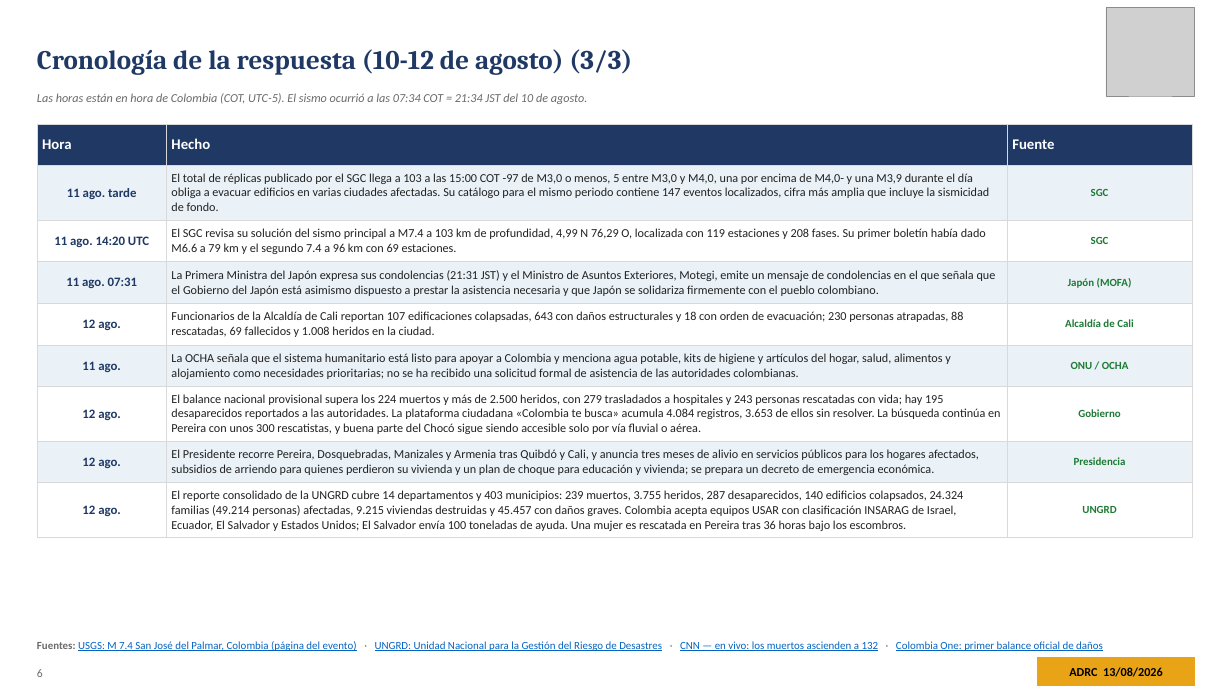
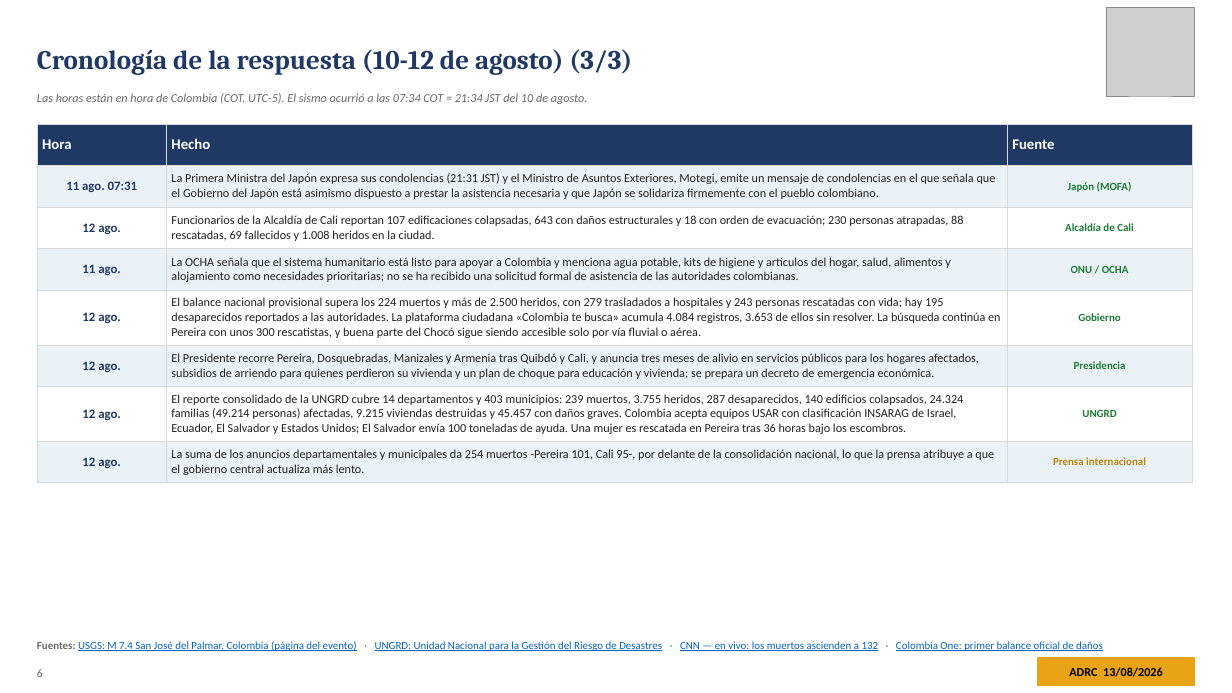
Before and after one commit to kochobi-max/whatsmap, a slide deck: slide 6 of reports/colombia_eq_20260810/output/ADRC_EQ_COL_Choco_20260810_ES.pptx. Drawn at 1232x693 pixels with LibreOffice and Linux fonts; fonts in the diff are those of the drawing; grey boxes stand for pictures. Boxes give left, top, right and bottom in pixels: in the first picture for what was removed or moved away, otherwise in the second. Text is boxed around its words. In the diff, an @@ line names an element or a change of style, - is before the commit and + after.

```diff
--- a/reports/colombia_eq_20260810/output/ADRC_EQ_COL_Choco_20260810_ES.pptx
+++ b/reports/colombia_eq_20260810/output/ADRC_EQ_COL_Choco_20260810_ES.pptx
@@ table at bbox=[37, 124, 1192, 479] @@
-row 2: 11 ago. tarde | El total de réplicas publicado por el SGC llega a 103 a las 15:00 COT -97 de M3,0 o menos, 5 entre M3,0 y M4,0, una por encima de M4,0- y una M3,9 durante el día obliga a evacuar edificios en varias ciudades afectadas. Su catálogo para el mismo periodo contiene 147 eventos localizados, cifra más amplia que incluye la sismicidad de fondo. | SGC
-row 3: 11 ago. 14:20 UTC | El SGC revisa su solución del sismo principal a M7.4 a 103 km de profundidad, 4,99 N 76,29 O, localizada con 119 estaciones y 208 fases. Su primer boletín había dado M6.6 a 79 km y el segundo 7.4 a 96 km con 69 estaciones. | SGC
+row 8: 12 ago. | La suma de los anuncios departamentales y municipales da 254 muertos -Pereira 101, Cali 95-, por delante de la consolidación nacional, lo que la prensa atribuye a que el gobierno central actualiza más lento. | Prensa internacional
```
Also in this commit, not shown: 5 other slides changed, 7 other files.
